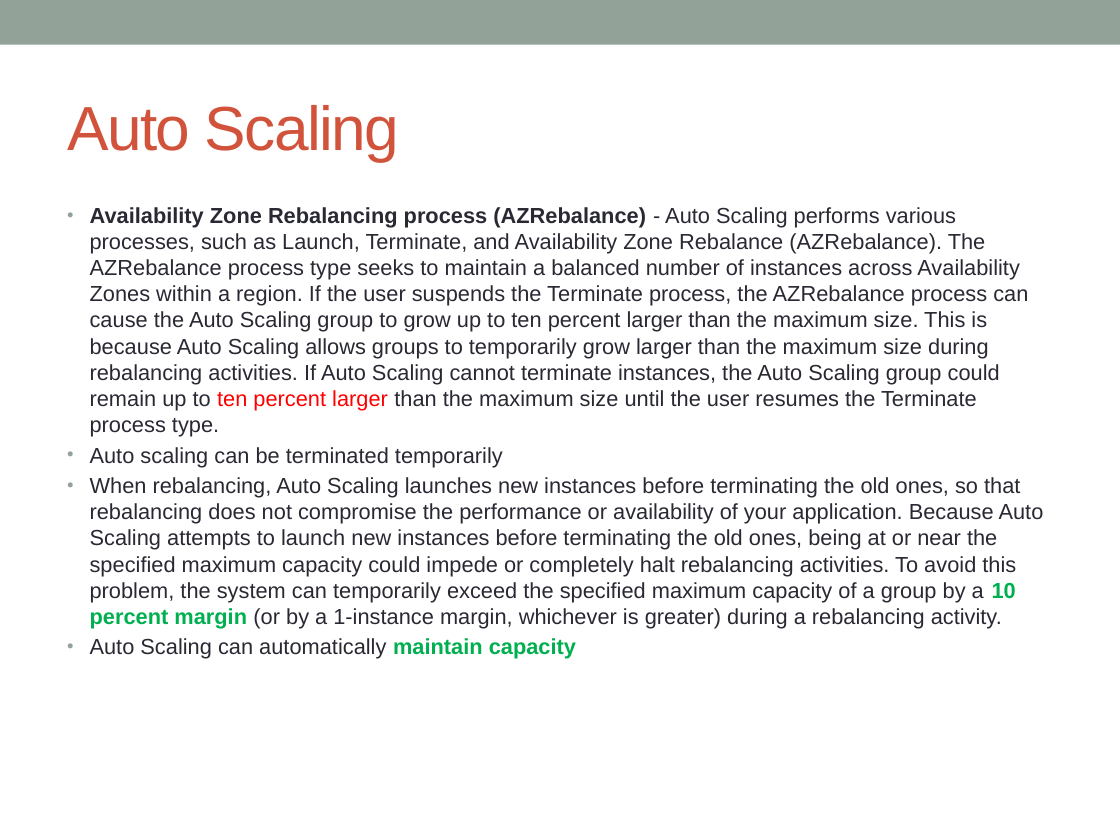
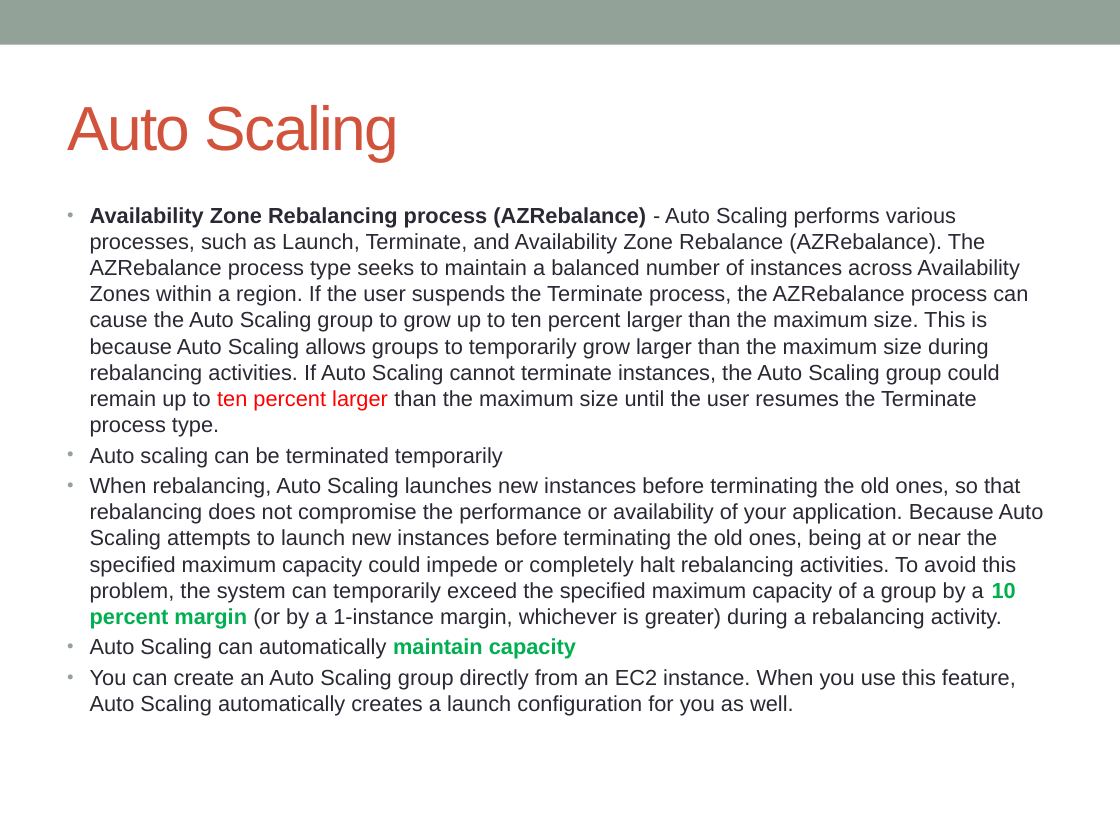
Before and after one commit to notionquest/ProjectDocumentation, a slide deck: slide 13 of AWS_Solution_Architect.pptx. Drawn at 1120x840 pixels with LibreOffice and Linux fonts; fonts in the diff are those of the drawing. Boxes give left, top, right and bottom in pixels: in the first picture for what was removed or moved away, otherwise in the second. Text is boxed around its words. In the diff, an @@ line names an element or a change of style, - is before the commit and + after.

Commit message:
Auto scaling administrative suspension

```diff
--- a/AWS_Solution_Architect.pptx
+++ b/AWS_Solution_Architect.pptx
@@ text at bbox=[90, 669, 1016, 716]: paragraph added @@
+• You can create an Auto Scaling group directly from an EC2 instance. When you use this feature, Auto Scaling automatically creates a launch configuration for you as well.
```
Also in this commit, not shown: 15 other slides changed, 17 slides added.
